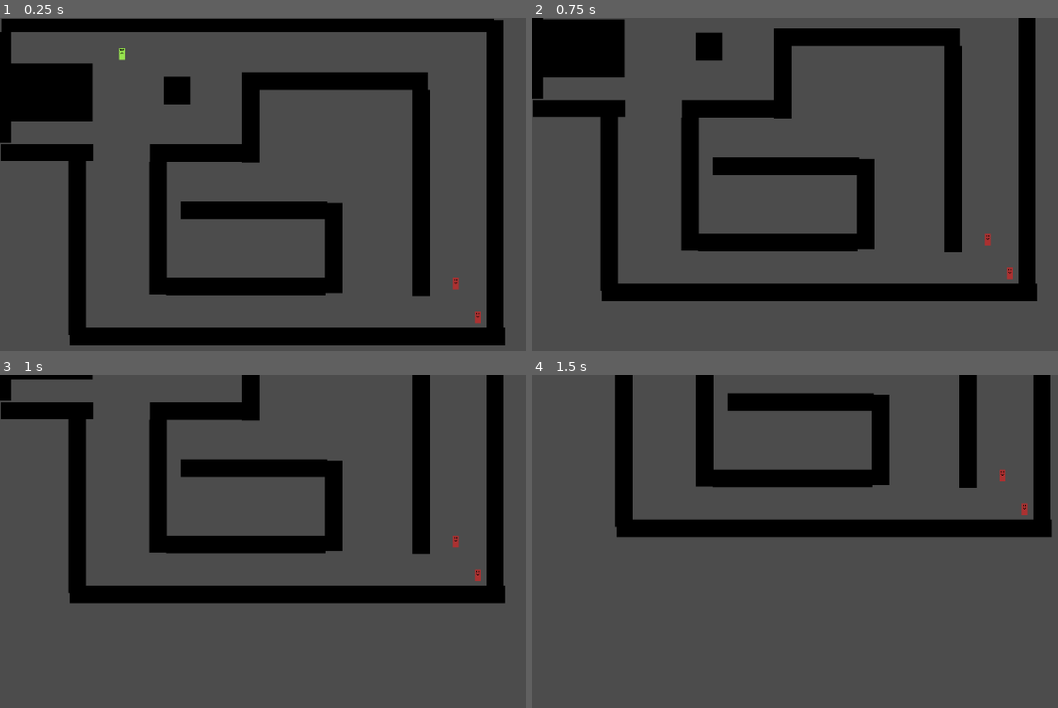
Above: before the commit, frames 1-4 (two rows, left to right).
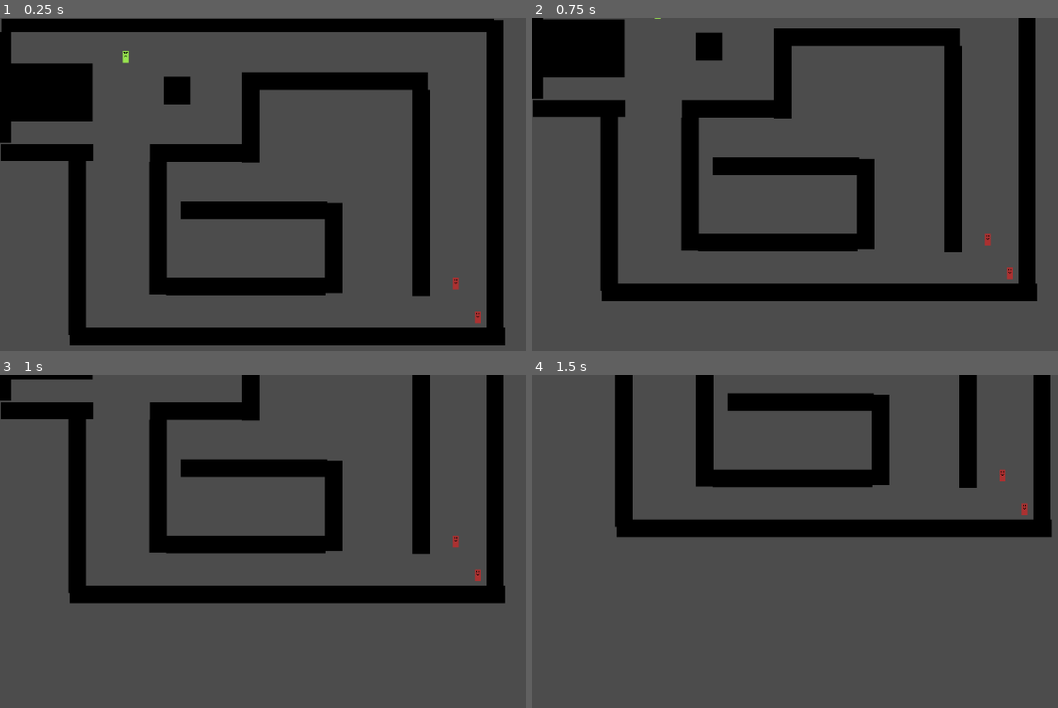
Above: after the commit, the same moments.

Repository: bbenefield89/Godot_cRPG
Game: Godot game, scene res://World.tscn
The game is run twice, just before and just after one commit, with the same random seed, the same clock (stepped at 60 frames per second) and the same inputs.
Inputs (mouse positions are in pixels of both pictures, inside the frame that each line leads up to):
- Up to frame 1 (0.25 s): no input
- Up to frame 2 (0.75 s): tap Enter at 0.5 s; move the mouse to (1010, 317) at 0.52 s; hold S (camera_down) from 0.53 s (still down); click (1010, 317) at 0.67 s
- Up to frame 3 (1 s): keep holding S (camera_down)
- Up to frame 4 (1.5 s): move the mouse to (989, 481) at 1.27 s; release S (camera_down) at 1.28 s; tap A (camera_left) at 1.35 s; click (989, 481) at 1.42 s

The runs differ from the first frame. In frame 1, less than 0.1% of the frame differs, in the area x 22-25%, y 9-14%; in frame 2, less than 0.1%; in frame 3, nothing differs; in frame 4, nothing differs.

Commit message:
Wipe selected actors target when selecting a move point

Diff:
--- a/Characters/PlayerCharacter/PlayerCharacter.gd
+++ b/Characters/PlayerCharacter/PlayerCharacter.gd
@@ -30,6 +30,8 @@
 
 
 func handle_lmb_click(event):
+	if not event is KinematicBody2D:
+		current_target = null
 	var simple_path : PoolVector2Array = Navigation2d.get_simple_path(
 		get_position(),
 		event.position + MainCamera.get_camera_position())
--- a/World.tscn
+++ b/World.tscn
@@ -147,4 +147,4 @@
 [node name="EnemyContainer" type="Node2D" parent="."]
 
 [node name="Enemy" parent="EnemyContainer" instance=ExtResource( 2 )]
-position = Vector2( 165.606, 48.6192 )
+position = Vector2( 170.606, 52.6192 )
Not shown: 2 places in Characters/PlayerCharacter/PlayerCharacter.tscn that only renumber resources
